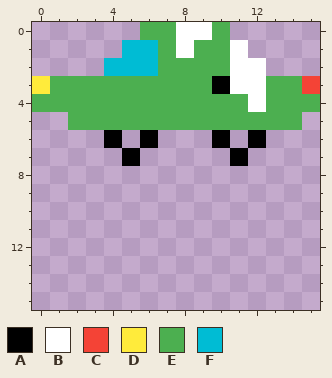
A pixel-art sprite gets an edit: assets/car4.png. The first picture shows the starting point.
The file is 16x16 pixels.
Palette (. is transparent): A #000000  B #ffffff  C #f44336  D #ffeb3b  E #4caf50  F #00bcd4
Pixels before, first column x 0:
0 ......EEBBE.....
1 .....FFEBEEB....
2 ....FFFEEEEBB...
3 DEEEEEEEEEABBEEC
4 EEEEEEEEEEEEBEEE
5 ..EEEEEEEEEEEEE.
6 ....A.A...A.A...
7 .....A.....A....
After the commit:
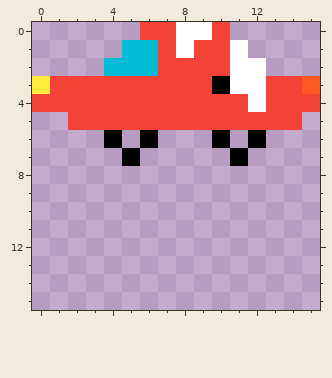
Edits made:
colour C: #f44336 -> #ff5722
colour E: #4caf50 -> #f44336
Where, in picture pixels (left, top, right, bottom), the same in both pictures:
changed: (32, 22, 320, 130)
